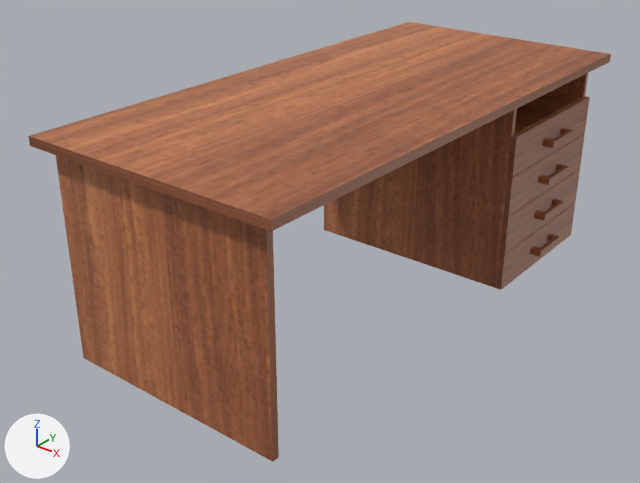
One commit to the glTF model public/desk.glb: the scene before it, then after it.
Camera for both pictures: a 50 mm lens placed at (8.31, -11.59, 7.99), pointed at (-0.36, -0.75, 1.27). Arrows for +X, +Y and +Z are at lower left; the lights stay in place. Where no turn or scale is listed for an object, it has been applied to the vertices.

The older version as bpy lines, for what is in view:
```python
me_cube_015 = bpy.data.meshes.new('Cube.015')
me_cube_015.from_pydata(...)  # 208 vertices, 352 faces; spans x -4.29..0.26, y -7.91..1.73, z -0.36..3.38
me_cube_015.materials.append(mat_material_003)  # picture img_image_0
ob_cube_013 = bpy.data.objects.new('Cube.013', me_cube_015)
ob_cube_013.location = (1.97, 3.05, 0.51)
```
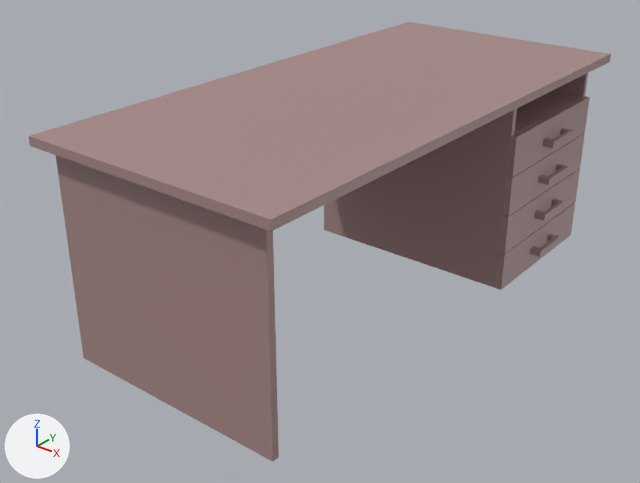
Where the change shows, as pixel boxes [x1, y1, x2, y2] in the pictures (640 x 483 px):
'Cube.013', recoloured: [28, 22, 611, 462] in both

Edits to the bpy script that builds the scene:
```text
Add mat_material_002:
    mat_material_002 = principled_material('Material.002')
    mat_material_002.base_color = (0.386, 0.25, 0.242)  # brown #a78987
Change me_cube_015:
    where me_cube_015.from_pydata(...)  # 208 vertices, 352 faces; spans x -4.29..0.26, y -7.91..1.73, z -0.36..3.38
    remove me_cube_015.materials.append(mat_material_003)  # picture img_image_0
    add me_cube_015.materials.append(mat_material_002)  # brown #a78987
```
